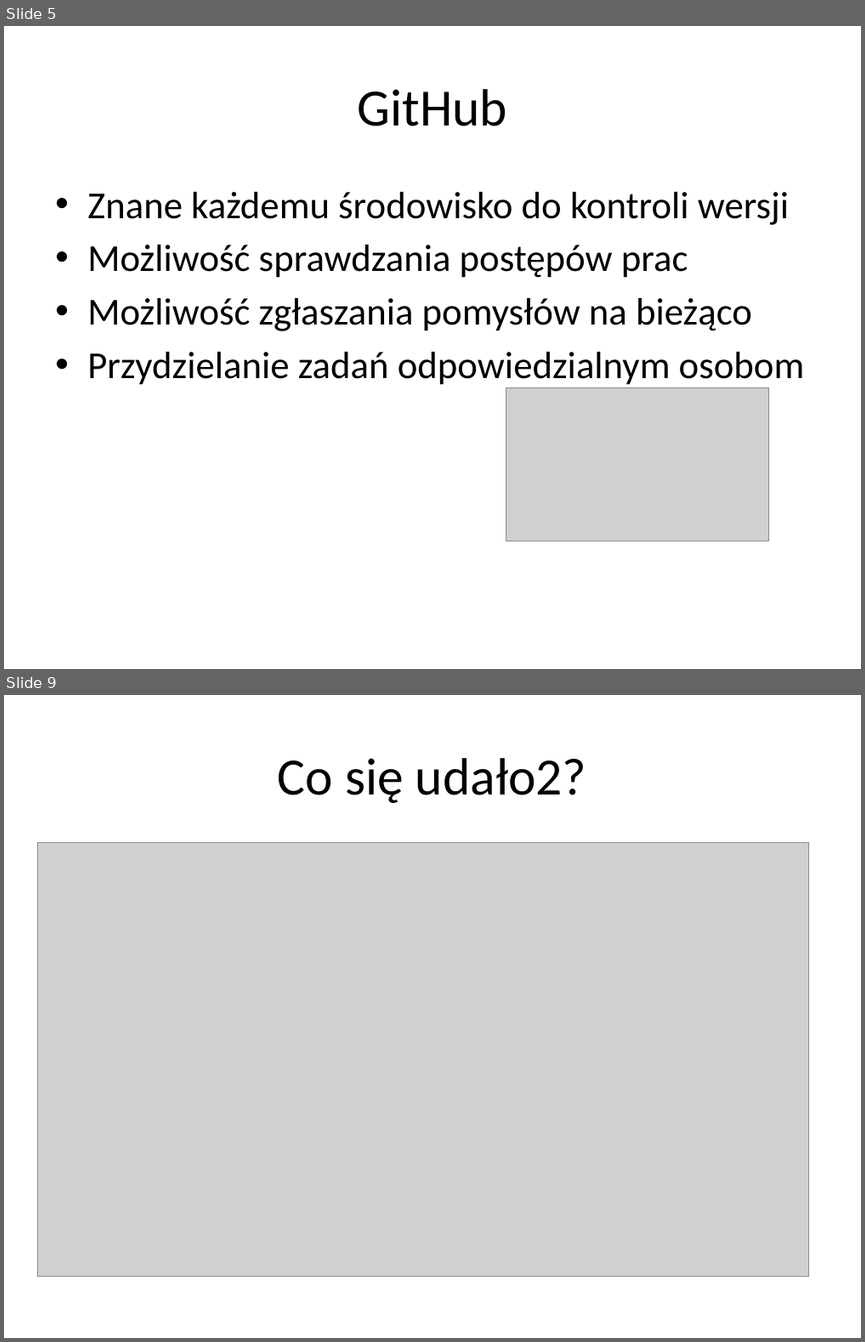
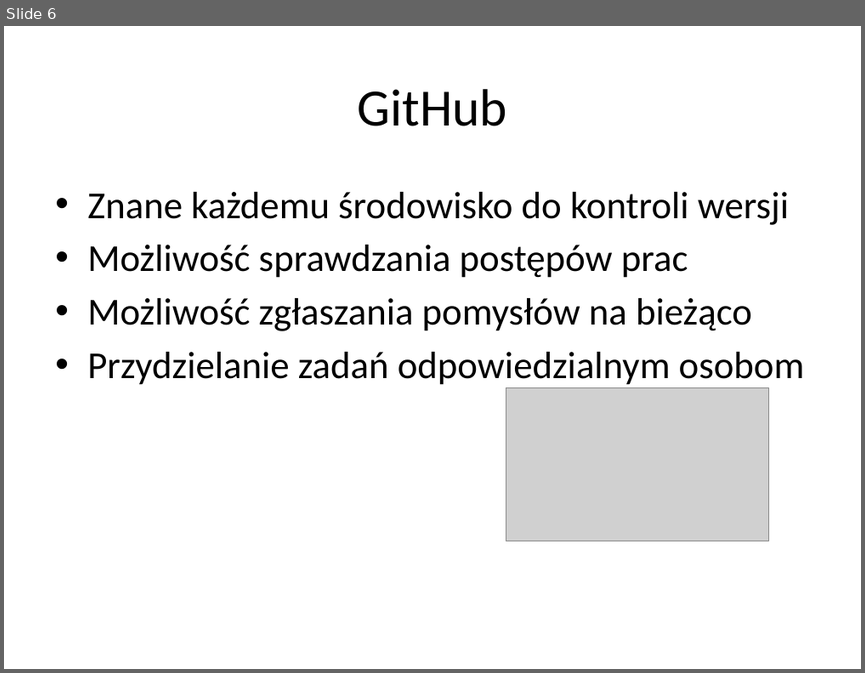
Before and after one commit to nielu/RandomGame, a slide deck: RandomGame.pptx. Shown one above the other, each under a label of ours: slides 5 and 9 before the commit, slide 6 after it; the slides between them are not shown. The pictures are 865x1342 and 865x673 pixels, drawn with LibreOffice and Linux fonts; fonts in the diff are those of the drawing; grey boxes stand for pictures; background and template pictures are left out. Boxes give left, top, right and bottom in pixels: in the first picture for what was removed or moved away, otherwise in the second. Text is boxed around its words. In the diff, an @@ line names an element or a change of style, - is before the commit and + after.

```diff
--- a/RandomGame.pptx
+++ b/RandomGame.pptx
@@ slide 9 removed at [4, 695, 861, 1338], background #FFFFFF @@
@@ title removed at [278, 758, 587, 803] @@
-Co się udało2?
@@ picture removed at [37, 842, 809, 1276] @@
@@ what was slide 5 is now slide 6 @@
```
Also in this commit, not shown: 8 slides changed, 5 slides added, 1 other slide removed.
